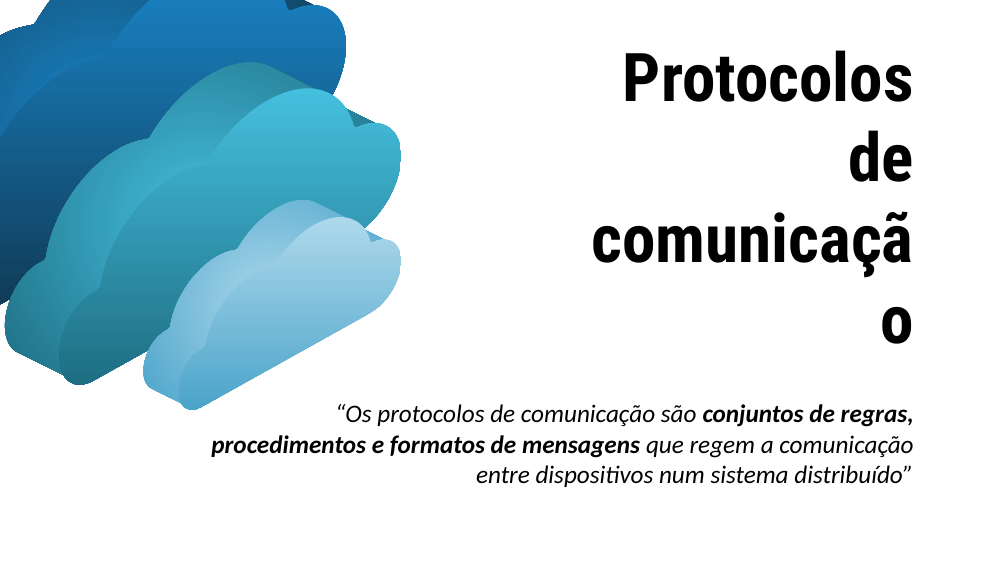
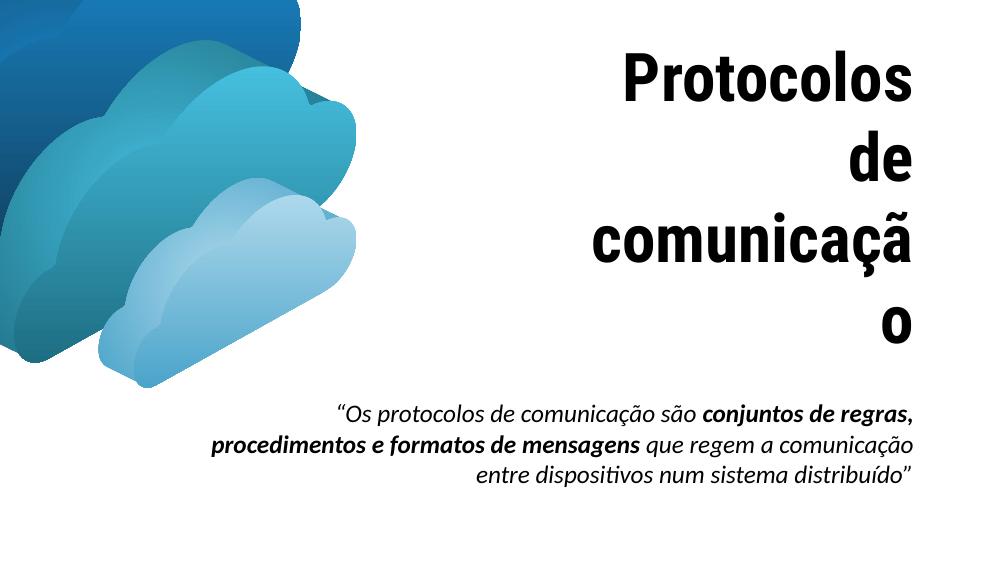
Before and after one commit to VanessaRieven/computacaoNuvemFac, a slide deck: slide 5 of VIOREL - A computacao distribuida.pptx (slide 1 before the commit). Drawn at 1008x567 pixels with LibreOffice and Linux fonts; fonts in the diff are those of the drawing. Boxes give left, top, right and bottom in pixels: in the first picture for what was removed or moved away, otherwise in the second. Text is boxed around its words. In the diff, an @@ line names an element or a change of style, - is before the commit and + after.

```diff
--- a/VIOREL - A computacao distribuida.pptx
+++ b/VIOREL - A computacao distribuida.pptx
@@ freeform shape: place and size @@
-freeform shape at (143,201,399,408)
+freeform shape at (99,178,355,386)
@@ 5 freeform shapes: place and size @@
-5 freeform shapes at (0,0,401,409)
+5 freeform shapes at (0,0,357,387)
```
Also in this commit, not shown: 1 other slide changed, 4 slides added.
